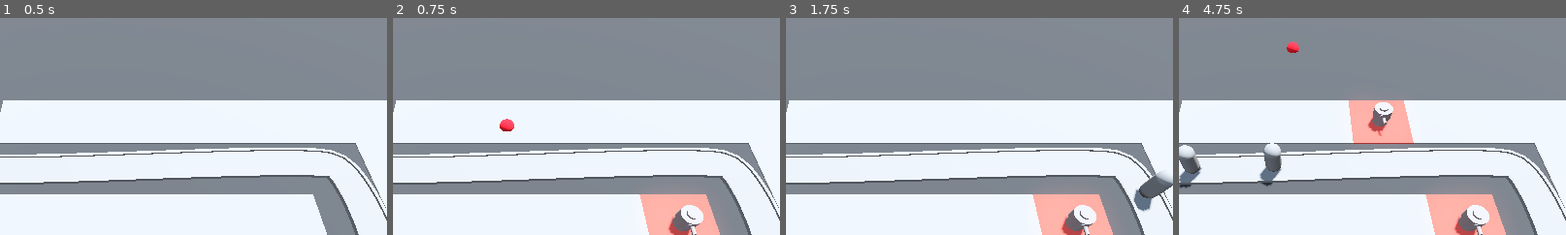
Above: before the commit, frames 1-4 (left to right).
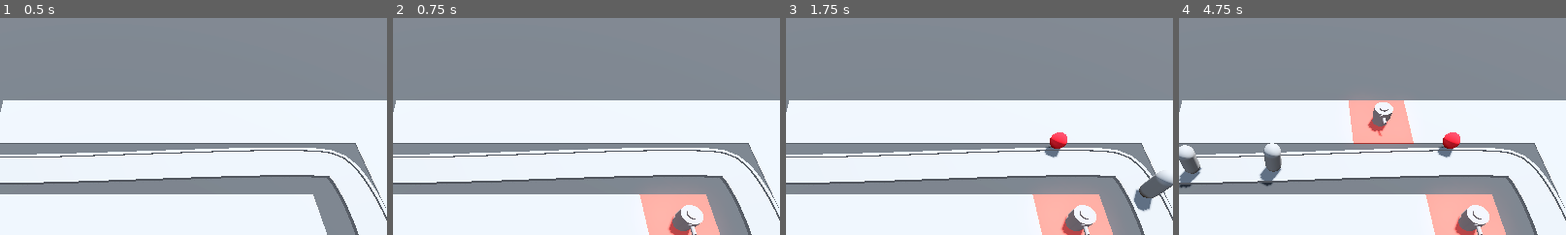
Above: after the commit, the same moments.

Repository: ozgencDev/Barbarian-Blaster
Game: Godot game, scene res://BaseLevel.tscn
Same seed, same stepped clock (60 frames per second), same inputs: the game is played once before the commit and once after it.
Inputs (mouse positions are % of the whole screen's width and height, from its top left):
- Up to frame 1 (0.5 s): no input
- Up to frame 2 (0.75 s): move the mouse to (72, 45) at 0.52 s; press the mouse at (72, 45) at 0.53 s
- Up to frame 3 (1.75 s): move the mouse to (30, 55) at 1.27 s; release the mouse at (30, 55) at 1.28 s; click (30, 55) at 1.35 s
- Up to frame 4 (4.75 s): move the mouse to (60, 28) at 2.02 s; press the mouse at (60, 28) at 2.03 s; move the mouse to (45, 70) at 2.77 s; release the mouse at (45, 70) at 2.78 s; click (45, 70) at 2.85 s; move the mouse to (80, 65) at 3.52 s; press the mouse at (80, 65) at 3.53 s; move the mouse to (20, 35) at 4.27 s; release the mouse at (20, 35) at 4.28 s; click (20, 35) at 4.35 s
The pictures show only the part of the screen within x 35-85%, y 0-50%; the shares and areas given below are measured in that part.

Frame 1 is identical in both runs. In frame 2, 0.2% of the frame differs, in the area x 27-32%, y 46-53%; in frame 3, 0.4%; in frame 4, 0.5%, in the area x 27-73%, y 10-65%.

Commit message:
sets 2 timers, one of them creates a projectile  a per second and sets position, other timer removes that projectile after  2 seconds and these timers sets auto start mode from inspector

Diff:
--- a/Turret/projectile.gd
+++ b/Turret/projectile.gd
@@ -6,3 +6,7 @@
 
 func _physics_process(delta: float) -> void:
 	position += direction * speed * delta
+
+
+func _on_timer_timeout() -> void:
+	queue_free()
--- a/Turret/projectile.tscn
+++ b/Turret/projectile.tscn
@@ -19,3 +19,10 @@
 
 [node name="CollisionShape3D" type="CollisionShape3D" parent="."]
 shape = SubResource("SphereShape3D_6npio")
+
+[node name="Timer" type="Timer" parent="."]
+wait_time = 2.0
+one_shot = true
+autostart = true
+
+[connection signal="timeout" from="Timer" to="." method="_on_timer_timeout"]
--- a/Turret/turret.gd
+++ b/Turret/turret.gd
@@ -1,7 +1,8 @@
 extends Node3D
 @export var projectile: PackedScene
+@onready var turret_top: MeshInstance3D = $TurretBase/TurretTop
 
-# Called when the node enters the scene tree for the first time.
-func _ready() -> void:
+func _on_timer_timeout() -> void:
 	var shot = projectile.instantiate()
 	add_child(shot)
+	shot.global_position = turret_top.global_position
--- a/Turret/turret.tscn
+++ b/Turret/turret.tscn
@@ -49,3 +49,8 @@
 [node name="TurretPointer" type="MeshInstance3D" parent="TurretBase"]
 transform = Transform3D(1, 0, 0, 0, -4.37114e-08, -1, 0, 1, -4.37114e-08, -0.199243, 0.450938, 0.566859)
 mesh = SubResource("CylinderMesh_lnku7")
+
+[node name="Timer" type="Timer" parent="."]
+autostart = true
+
+[connection signal="timeout" from="Timer" to="." method="_on_timer_timeout"]
